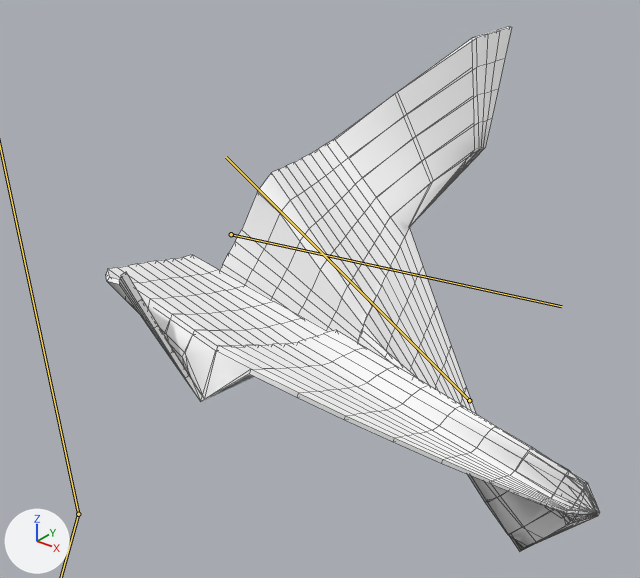
Renders of the FBX model SparkleLeaf/Assets/Art/Models/paperPlane.fbx from each side of a commit.
Camera for both pictures: a 50 mm camera at (0.1132, -0.1248, 0.1071) aimed at (0.003, 0.0129, 0.0217). The axes (+X, +Y, +Z) are drawn at lower left. The lights are the same throughout. Both versions are drawn at frame 2 of the action 'rotateRidle'; the numbers are the values there. The bones that change are drawn over the model as lines. Mesh edges are drawn as thin lines.
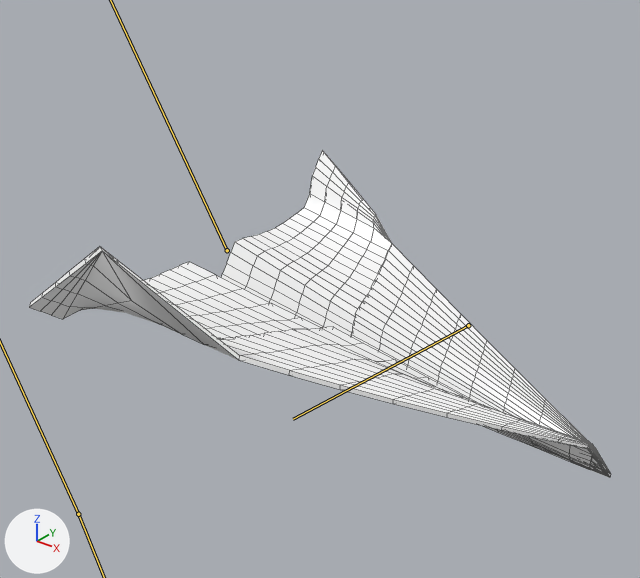
What the commit changed:
Bone 'spine_L' (bone_spine_l) turns from (4, 0, 0) to (0, 0, 0) degrees about its own x, y and z.
Bone 'wing_02_L' (bone_wing_02_l) turns from (6, 0, 0) to (-4, 0, 0) degrees about its own x, y and z.
Bone 'wing_03_L' (bone_wing_03_l) turns from (34, 0, 0) to (-59, 0, 0) degrees about its own x, y and z.
Bone 'spine_R' (bone_spine_r) turns from (13, 0, 0) to (0, 0, 0) degrees about its own x, y and z.
Bone 'wing_01_R' (bone_wing_01_r) turns from (23, 0, 0) to (0, 0, 0) degrees about its own x, y and z.
Bone 'wing_02_R' (bone_wing_02_r) turns from (-2, 0, 0) to (-3, 0, 0) degrees about its own x, y and z.
Bone 'wing_03_R' (bone_wing_03_r) turns from (39, 0, 0) to (5, 0, 0) degrees about its own x, y and z.

Pixel boxes (x1, y1, x2, y2) of what changed, in the pictures (640 x 578 px):
'plane', posed (18% wider, 38% shorter)
    before: (106, 26, 600, 552)
    after: (29, 150, 611, 478)
bone 'spine_L', root to tip
    before: (78, 514) to (78, 514)
    after: (78, 514) to (79, 514)
bone 'spine_R', root to tip
    before: (78, 514) to (78, 514)
    after: (78, 514) to (79, 514)
bone 'wing_03_R', root to tip
    before: (469, 400) to (226, 157)
    after: (468, 325) to (293, 419)
